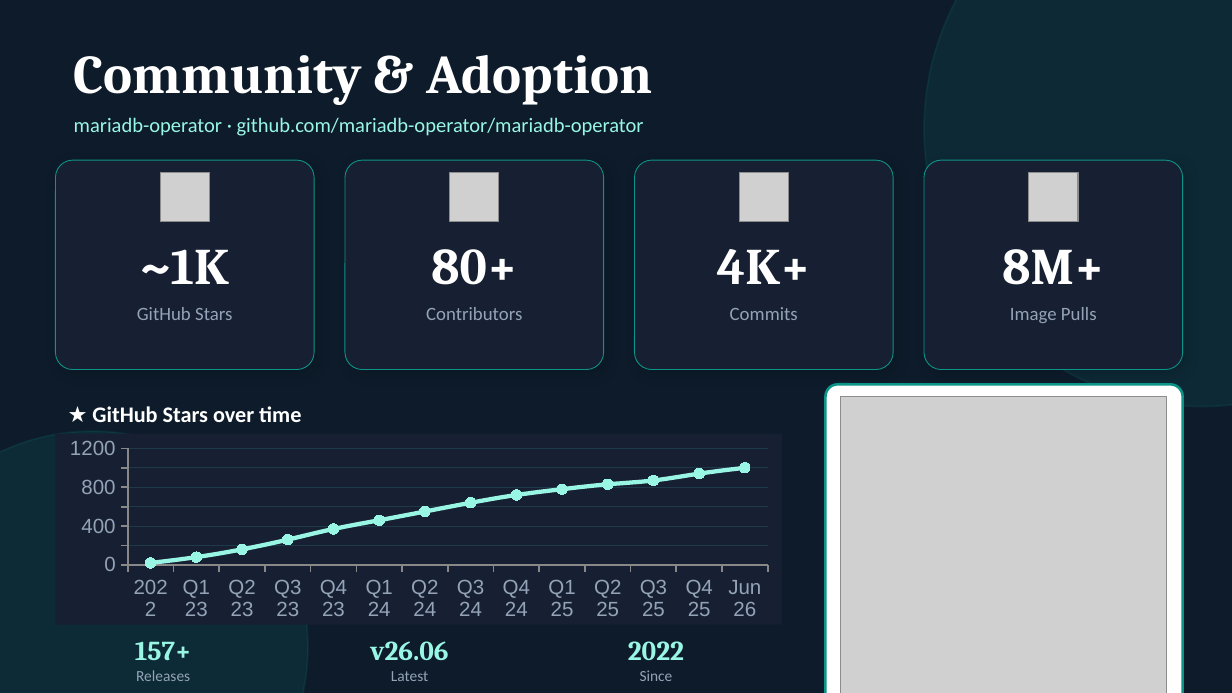
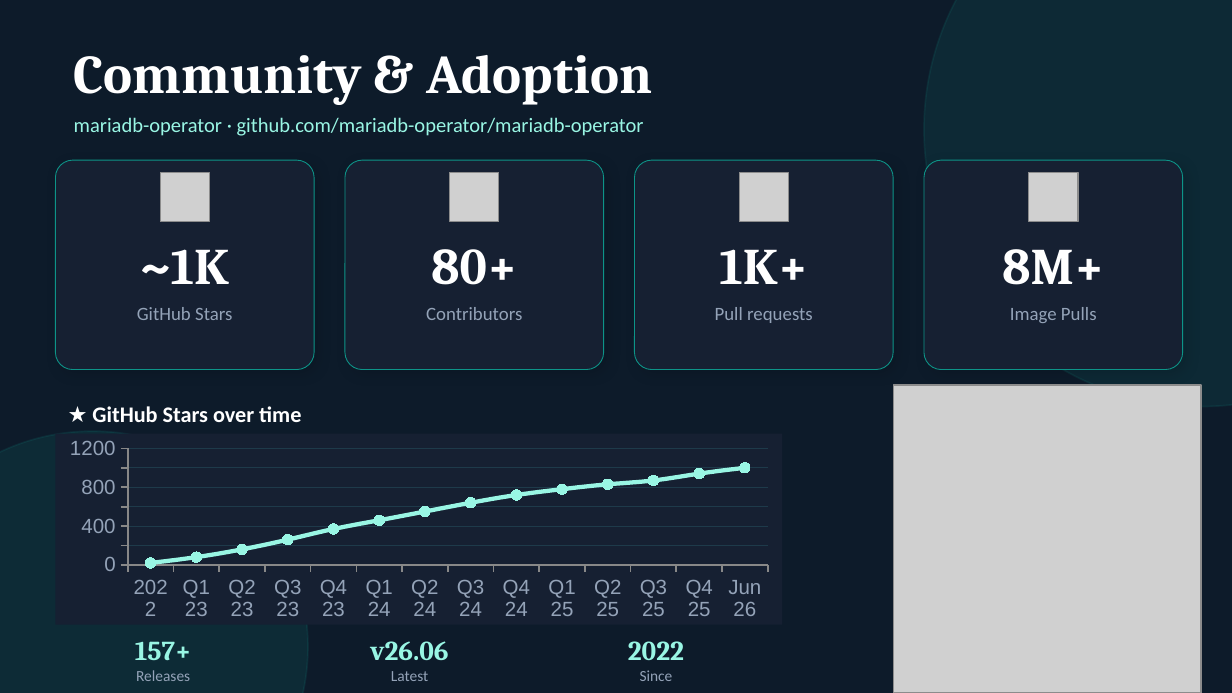
Before and after one commit to mariadb-operator/mariadb-operator, a slide deck: slide 4 of demos/multi-cluster/slides/mariadb-operator.odp. Drawn at 1232x693 pixels with LibreOffice and Linux fonts; fonts in the diff are those of the drawing; grey boxes stand for pictures. Boxes give left, top, right and bottom in pixels: in the first picture for what was removed or moved away, otherwise in the second. Text is boxed around its words. In the diff, an @@ line names an element or a change of style, - is before the commit and + after.

```diff
--- a/demos/multi-cluster/slides/mariadb-operator.odp
+++ b/demos/multi-cluster/slides/mariadb-operator.odp
@@ text at bbox=[719, 249, 808, 284]: text changed @@
-4K+
+1K+
@@ text at bbox=[715, 307, 813, 323]: text changed @@
-Commits
+Pull requests
@@ rounded rectangle removed at bbox=[825, 384, 1183, 693] @@
@@ picture: place and size @@
-picture at bbox=[840, 397, 1167, 693]
+picture at bbox=[893, 386, 1201, 693]
```
Also in this commit, not shown: 18 other slides changed, 3 other files.
